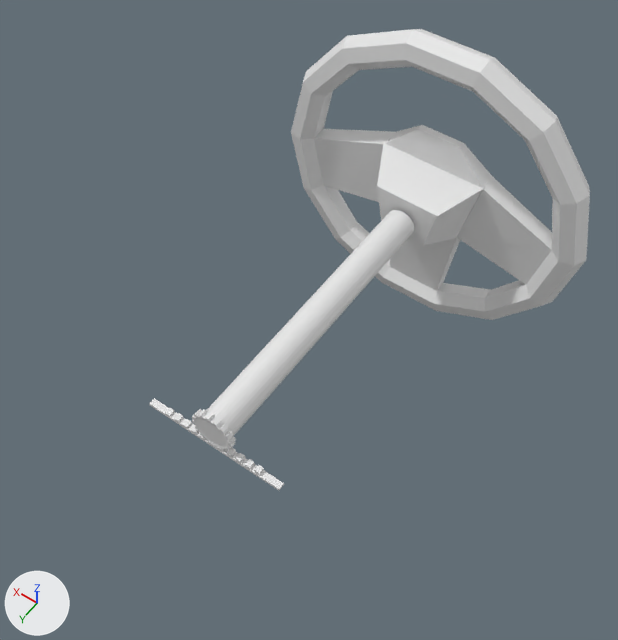
Before and after pictures for a commit that changed the glTF model public/assets/steering_wheel.glb.
Both versions are drawn from a 50 mm lens placed at (-1.78, 1.63, 3.99), pointed at (0.0, -0.85, 0.08). The lights are fixed; the arrows at lower left show +X, +Y and +Z. Where no turn or scale is listed for an object, it has been applied to the vertices.
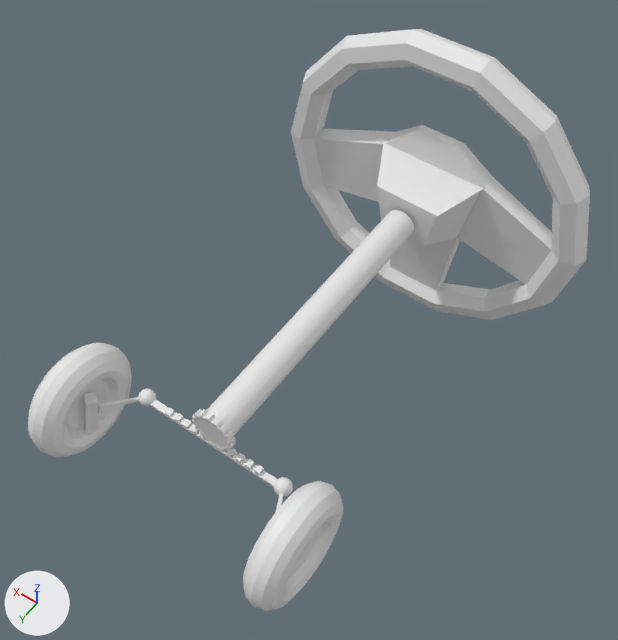
Changed parts and their boxes [x1, y1, x2, y2] in the pictures (618 x 640 px):
'Torus.003', added: after [243, 481, 343, 611]
'Torus.001', added: after [28, 343, 132, 457]
'Sphere', added: after [83, 389, 156, 433]
'Sphere.001', added: after [274, 477, 293, 513]

The change, as a list of edits to the scene's bpy script:
```text
Add me_torus_004:
    me_torus_004.from_pydata(...)  # 1104 vertices, 2286 faces; spans x -0.105..0.105, y -0.35..0.35, z -0.35..0.35
Add me_sphere_001:
    me_sphere_001.from_pydata(...)  # 554 vertices, 1104 faces; spans x -0.218..0.05, y -0.05..0.344, z -0.149..0.13
Add me_sphere:
    me_sphere.from_pydata(...)  # 554 vertices, 1104 faces; spans x -0.05..0.248, y -0.05..0.321, z -0.149..0.13
Add ob_torus_003:
    ob_torus_003 = bpy.data.objects.new('Torus.003', me_torus_004)
    ob_torus_003.location = (-0.704, 0.256, -0.059)
Add ob_sphere_001:
    ob_sphere_001 = bpy.data.objects.new('Sphere.001', me_sphere_001)
    ob_sphere_001.location = (-0.465, 0.028, -0.067)
Add ob_torus_001:
    ob_torus_001 = bpy.data.objects.new('Torus.001', me_torus_004.copy())
    ob_torus_001.location = (0.764, 0.256, -0.059)
Add ob_sphere:
    ob_sphere = bpy.data.objects.new('Sphere', me_sphere)
    ob_sphere.location = (0.484, 0.028, -0.067)
```
